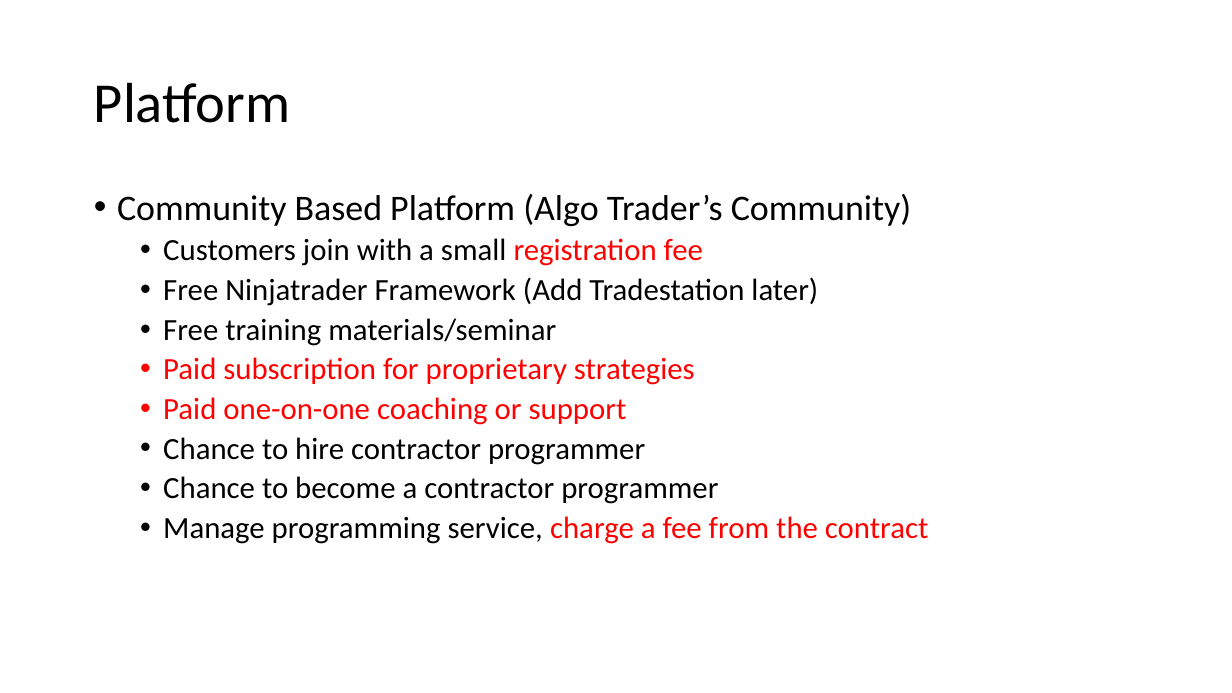
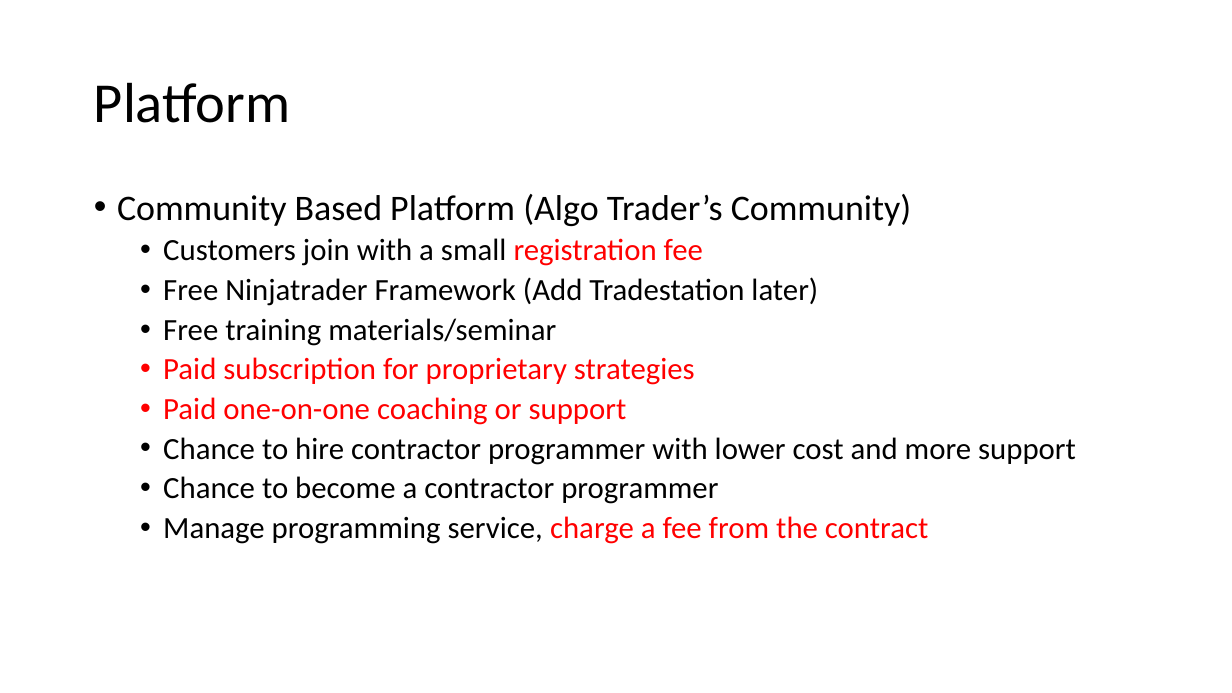
Before and after one commit to gerryzhou/targetrichtrades, a slide deck: slide 9 of NT8/Ninjatrader-web.pptx. Drawn at 1232x693 pixels with LibreOffice and Linux fonts; fonts in the diff are those of the drawing. Boxes give left, top, right and bottom in pixels: in the first picture for what was removed or moved away, otherwise in the second. Text is boxed around its words. In the diff, an @@ line names an element or a change of style, - is before the commit and + after.

```diff
--- a/NT8/Ninjatrader-web.pptx
+++ b/NT8/Ninjatrader-web.pptx
@@ text at (163,437,1076,465): text changed @@
-  • Chance to hire contractor programmer
+  • Chance to hire contractor programmer with lower cost and more support
```
Also in this commit, not shown: 9 other files.
